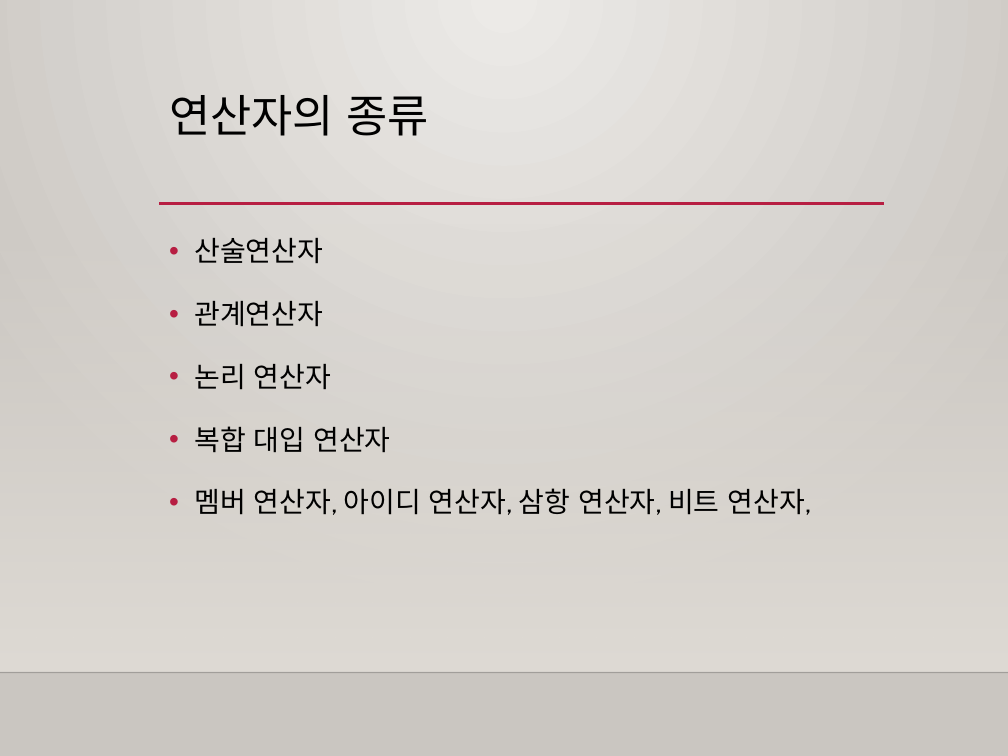
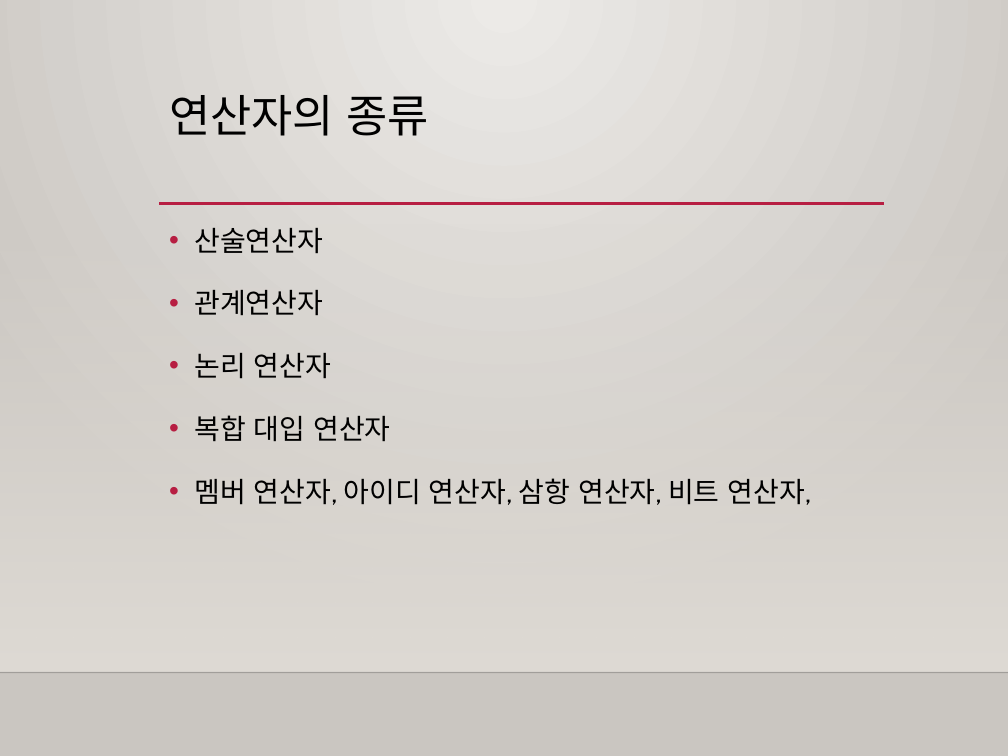
Before and after one commit to freshmea/weizman_python_class, a slide deck: slide 3 of textbook/파이썬3-1교시.pptx. Drawn at 1008x756 pixels with LibreOffice and Linux fonts; fonts in the diff are those of the drawing; background and template pictures are left out. Boxes give left, top, right and bottom in pixels: in the first picture for what was removed or moved away, otherwise in the second. Text is boxed around its words. In the diff, an @@ line names an element or a change of style, - is before the commit and + after.

```diff
--- a/textbook/파이썬3-1교시.pptx
+++ b/textbook/파이썬3-1교시.pptx
@@ text "산술연산자" moved from (x1=194, y1=238, x2=811, y2=515) to (x1=194, y1=228, x2=811, y2=505) @@
```
Also in this commit, not shown: 2 other slides changed, 3 other files.
